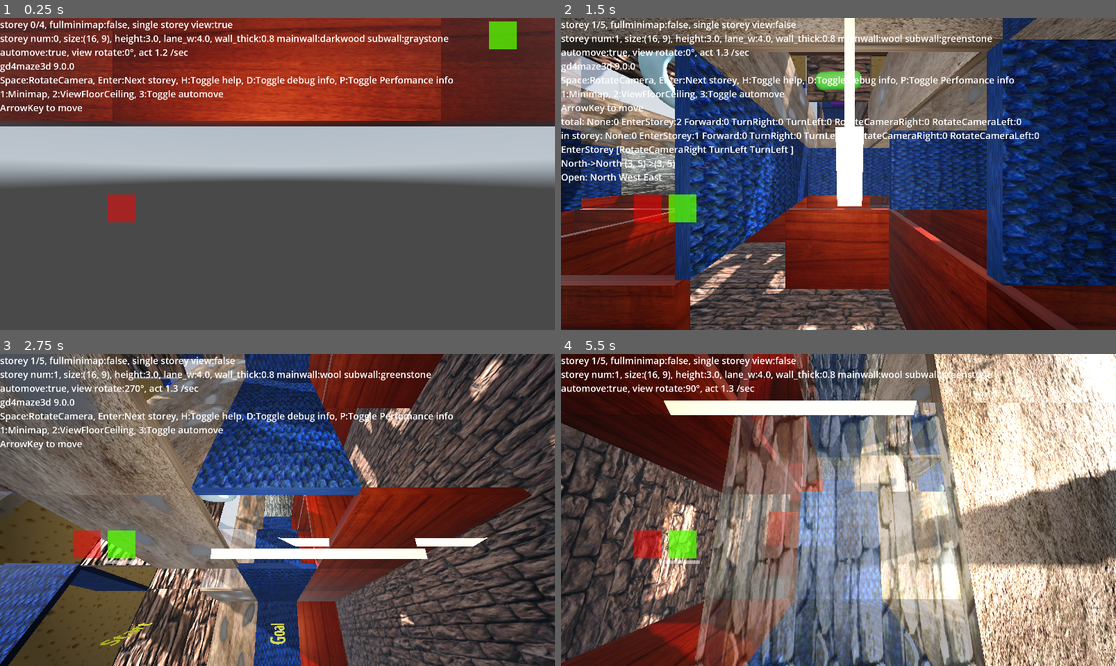
Above: before the commit, frames 1-4 (two rows, left to right).
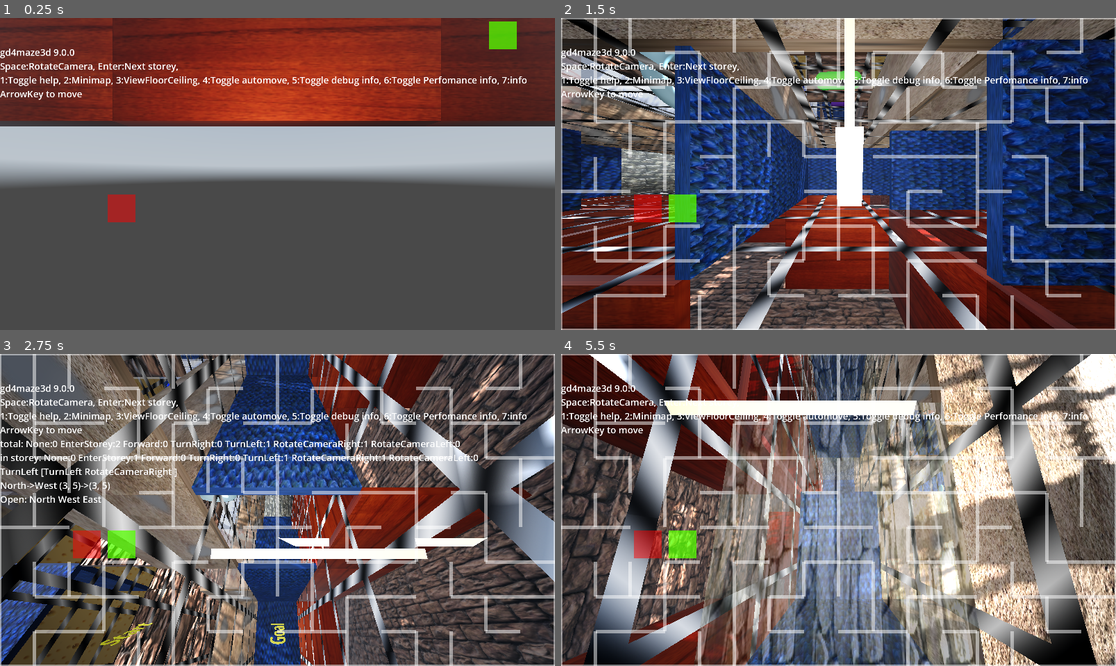
Above: after the commit, the same moments.

Repository: kasworld/gd4maze3d
Game: Godot game, scene res://main.tscn
The game is run twice, just before and just after one commit, with the same random seed, the same clock (stepped at 60 frames per second) and the same inputs. A sky picture missing from this copy of the repository is replaced by a grey-blue gradient.
Inputs (mouse positions are in pixels of both pictures, inside the frame that each line leads up to):
- Up to frame 1 (0.25 s): no input
- Up to frame 2 (1.5 s): tap Enter at 0.5 s; move the mouse to (960, 158) at 0.52 s; hold D 0.53-1.28 s; tap 2 at 0.6 s; click (960, 158) at 0.67 s; tap Space at 0.77 s; tap 3 at 0.8, 1.35 s; move the mouse to (727, 189) at 1.27 s; hold Down from 1.28 s (still down)
- Up to frame 3 (2.75 s): tap Space at 1.52 s; tap 4 at 1.55, 2.1 s; move the mouse to (333, 441) at 2.02 s; release Down at 2.03 s; hold D from 2.03 s (still down); tap 5 at 2.3 s
- Up to frame 4 (5.5 s): move the mouse to (810, 572) at 2.77 s; release D at 2.78 s; hold Up 2.78-3.53 s; tap 5 at 2.85 s; click (810, 572) at 2.92 s; tap Space at 3.02, 3.77, 4.52 s; tap 6 at 3.05, 3.6 s; move the mouse to (1005, 556) at 3.52 s; hold Left 3.53-5.03 s; tap 7 at 3.8, 4.35 s; move the mouse to (672, 463) at 4.27 s; tap 8 at 4.55, 5.1 s; move the mouse to (866, 510) at 5.02 s; hold Down from 5.03 s (still down); click (866, 510) at 5.17 s; tap H at 5.3 s

The runs differ from the first frame. In frame 1, 3.8% of the frame differs, in the area x 0-95%, y 0-31%; in frame 2, 25%; in frame 3, 35%; in frame 4, 41%, in the area x 0-100%, y 0-100%.

Commit message:
arrange info key

Diff:
--- a/main.gd
+++ b/main.gd
@@ -220,20 +220,22 @@
 			get_tree().quit()
 
 		elif event.keycode == KEY_1:
+			help_on = !help_on
+		elif event.keycode == KEY_2:
 			full_minimap = !full_minimap
 			set_minimap_mode()
-		elif event.keycode == KEY_2:
+		elif event.keycode == KEY_3:
 			view_floor_ceiling = !view_floor_ceiling
 			change_floor_ceiling_visible(view_floor_ceiling,view_floor_ceiling)
-		elif event.keycode == KEY_3:
+		elif event.keycode == KEY_4:
 			get_main_char().auto_move = !get_main_char().auto_move
-		elif event.keycode == KEY_H:
-			help_on = !help_on
-		elif event.keycode == KEY_D:
+		elif event.keycode == KEY_5:
 			debug_on = !debug_on
-		elif event.keycode == KEY_P:
+		elif event.keycode == KEY_6:
 			perfo_on = !perfo_on
-		elif event.keycode == KEY_O:
+		elif event.keycode == KEY_7:
+			info_on = !info_on
+		elif event.keycode == KEY_8:
 			get_tree().root.use_occlusion_culling = not get_tree().root.use_occlusion_culling
 
 		elif event.keycode == KEY_UP:
@@ -260,8 +262,8 @@
 var help_on :bool = true
 func help_str()->String:
 	return """gd4maze3d 9.0.0
-Space:RotateCamera, Enter:Next storey, H:Toggle help, D:Toggle debug info, P:Toggle Perfomance info
-1:Minimap, 2:ViewFloorCeiling, 3:Toggle automove
+Space:RotateCamera, Enter:Next storey,
+1:Toggle help, 2:Minimap, 3:ViewFloorCeiling, 4:Toggle automove, 5:Toggle debug info, 6:Toggle Perfomance info, 7:info
 ArrowKey to move"""
 var debug_on :bool
 var perfo_on :bool
@@ -277,6 +279,7 @@
 	RenderingServer.get_rendering_info(RenderingServer.RENDERING_INFO_TOTAL_PRIMITIVES_IN_FRAME) * 0.001,
 	RenderingServer.get_rendering_info(RenderingServer.RENDERING_INFO_TOTAL_DRAW_CALLS_IN_FRAME),
 ]
+var info_on :bool
 func update_info()->void:
 	var helpstr = ""
 	if help_on:
@@ -287,16 +290,25 @@
 	var perfo_str = ""
 	if perfo_on:
 		perfo_str = "\n"+ performance_info()
-
-	$Label.text = """storey %d/%d, fullminimap:%s, single storey view:%s
+	var info_s = ""
+	if info_on :
+		info_s = info_str()
+	$Label.text = """%s
+%s%s%s""" % [
+		info_s,
+		helpstr, debugstr,
+		perfo_str,
+		]
+
+func info_str()->String:
+	return """storey %d/%d, fullminimap:%s, single storey view:%s
 storey %s
-%s%s%s%s""" % [
+%s
+""" % [
 		cur_storey_index,storey_list.size(),
 		full_minimap, view_floor_ceiling,
 		get_cur_storey().info_str(),
 		get_main_char().info_str(),
-		helpstr, debugstr,
-		perfo_str,
 		]
 
 func animate_act(pl :Character, dur :float)->void:
